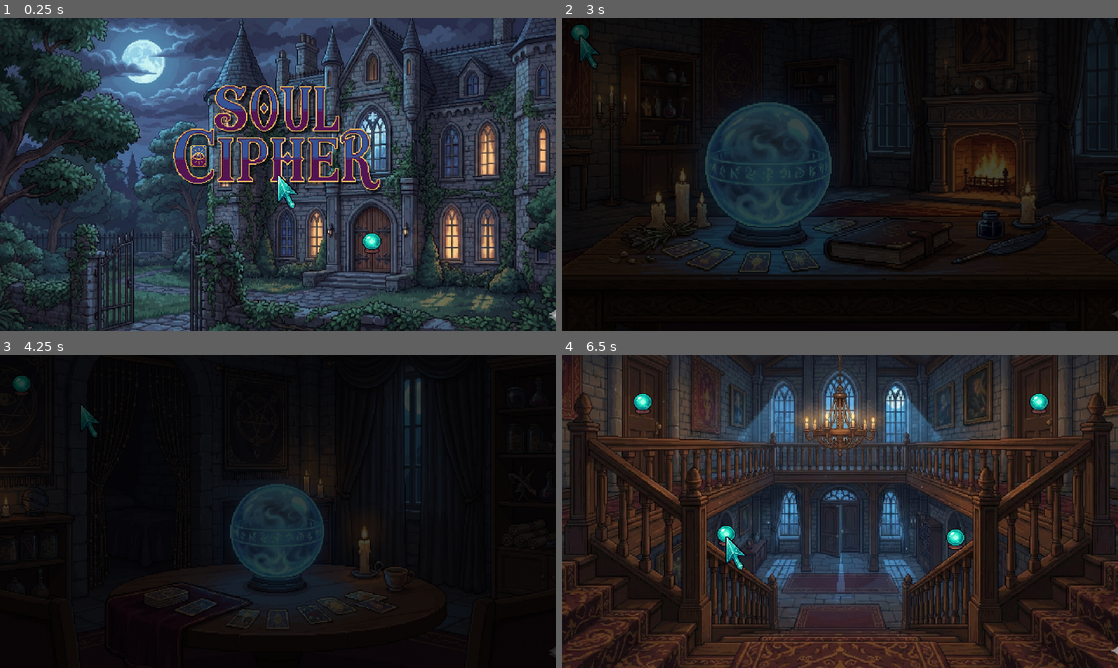
Above: before the commit, frames 1-4 (two rows, left to right).
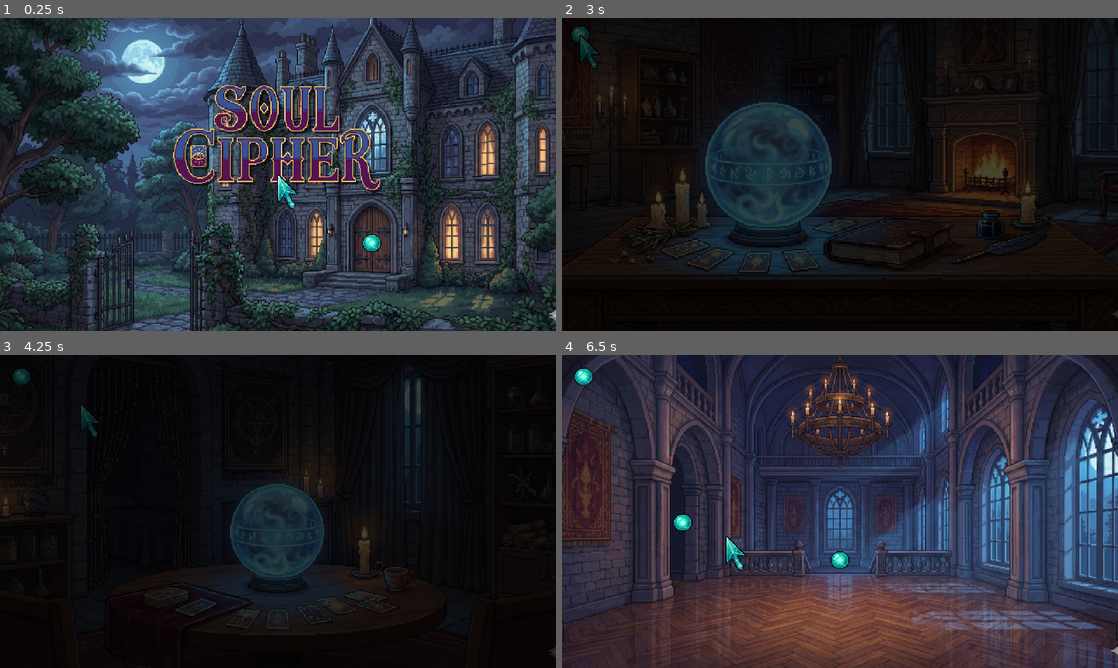
Above: after the commit, the same moments.

Repository: Zack2299/SoulCipher
Game: Godot game, scene res://ui/titlescreen/titlescreen.tscn
Two runs of this game, one before a commit and one after it. Both use one fixed random seed, a clock stepped at 60 frames per second and the inputs below.
Inputs (mouse positions are in pixels of both pictures, inside the frame that each line leads up to):
- Up to frame 1 (0.25 s): no input
- Up to frame 2 (3 s): tap Enter at 0.5 s; move the mouse to (840, 136) at 0.52 s; click (840, 136) at 0.6 s; tap Space at 1.25 s; move the mouse to (934, 243) at 1.27 s; click (934, 243) at 1.35 s; move the mouse to (895, 105) at 2.02 s; click (895, 105) at 2.1 s; move the mouse to (578, 33) at 2.77 s; click (578, 33) at 2.85 s
- Up to frame 3 (4.25 s): tap Enter at 3.5 s; move the mouse to (83, 405) at 3.52 s; click (83, 405) at 3.6 s
- Up to frame 4 (6.5 s): move the mouse to (584, 386) at 4.27 s; click (584, 386) at 4.35 s; tap Space at 5 s; move the mouse to (1040, 405) at 5.02 s; click (1040, 405) at 5.1 s; move the mouse to (728, 536) at 5.77 s; click (728, 536) at 5.85 s

The runs differ from the first frame. In frame 1, 0.1% of the frame differs, in the area x 65-69%, y 68-76%; in frame 2, less than 0.1%; in frame 3, 0.1%; in frame 4, 77%, in the area x 0-100%, y 0-100%.

Commit message:
Universal go back relocator

Diff:
--- a/autoload/scene_transition.gd
+++ b/autoload/scene_transition.gd
@@ -1,27 +1,44 @@
 extends CanvasLayer
 
 @onready var animation_player: AnimationPlayer = $AnimationPlayer
-@onready var audio_stream_player: AudioStreamPlayer = $AudioStreamPlayer
+#@onready var audio_stream_player: AudioStreamPlayer = $AudioStreamPlayer
+@onready var woosh_audio_stream_player: AudioStreamPlayer = $WooshAudioStreamPlayer
+@onready var door_audio_stream_player: AudioStreamPlayer = $DoorAudioStreamPlayer
+
+var previous_room: String = "staircase"
+var current_room: String = "staircase"
+
 
 func change_scene_packed(target_scene: PackedScene) -> void:
 	animation_player.play("fade") # fade to black
-	audio_stream_player.play()
+	woosh_audio_stream_player.play()
 
 	await animation_player.animation_finished
 
+	# change scene (deletion)
 	get_tree().change_scene_to_packed(target_scene)
+
+	#door_audio_stream_player.play()
 
 	animation_player.play_backwards("fade")
 
 
-func change_scene_room_name(target_room: Node, room_to_set_invisible: Node) -> void:
+func change_scene_room_name(target_room_name: String, target_room: Node, room_to_set_invisible: Node) -> void:
 	animation_player.play("fade") # fade to black
-	audio_stream_player.play()
+	woosh_audio_stream_player.play()
 
 	await animation_player.animation_finished
 
+	SceneTransition.previous_room = SceneTransition.current_room
+	SceneTransition.current_room = target_room_name
+
+	# change scene (no deletion)
 	if target_room:
 		target_room.visible = true
-	room_to_set_invisible.visible = false
+
+	if room_to_set_invisible:
+		room_to_set_invisible.visible = false
+
+	#door_audio_stream_player.play()
 
 	animation_player.play_backwards("fade")
--- a/autoload/scene_transition.tscn
+++ b/autoload/scene_transition.tscn
@@ -1,7 +1,8 @@
-[gd_scene load_steps=6 format=3 uid="uid://c6qp6n46yxkmv"]
+[gd_scene load_steps=7 format=3 uid="uid://c6qp6n46yxkmv"]
 
 [ext_resource type="Script" uid="uid://biuy3kwkmk505" path="res://autoload/scene_transition.gd" id="1_iv46m"]
 [ext_resource type="AudioStream" uid="uid://6a7bf7qmh0wt" path="res://assets/sounds/Impact_2.wav" id="2_0pvkb"]
+[ext_resource type="AudioStream" uid="uid://ru2kucndjy3e" path="res://assets/sounds/doorclose0.mp3" id="3_myuox"]
 
 [sub_resource type="Animation" id="Animation_iv46m"]
 resource_name = "fade"
@@ -42,8 +43,11 @@
 [node name="SceneTransition" type="CanvasLayer"]
 script = ExtResource("1_iv46m")
 
-[node name="AudioStreamPlayer" type="AudioStreamPlayer" parent="."]
+[node name="WooshAudioStreamPlayer" type="AudioStreamPlayer" parent="."]
 stream = ExtResource("2_0pvkb")
+
+[node name="DoorAudioStreamPlayer" type="AudioStreamPlayer" parent="."]
+stream = ExtResource("3_myuox")
 
 [node name="ColorRect" type="ColorRect" parent="."]
 z_index = 100
--- a/entities/relocator/relocator.gd
+++ b/entities/relocator/relocator.gd
@@ -2,45 +2,56 @@
 
 @export var scene_to_switch_to: PackedScene
 @export var room_name_to_switch_to: String
+@export var set_parent_invisible: bool = true
+# ^ for when relocator is not in a room (the previous room relocator in world -- never want to set world invisible)
 
 @onready var sprite_2d: Sprite2D = $Sprite2D
 @onready var area_2d: Area2D = $Area2D
 @onready var clickable_area: Node = $ClickableArea
 
+var transition_time_with_buffer = 1.1
+
 
 func _ready() -> void:
 	clickable_area.mouse_clicked.connect(_on_clickable_area_mouse_clicked)
-	clickable_area.mouse_entered_clickable_area.connect(_on_clickable_area_mouse_entered_clickable_area)
-	clickable_area.mouse_exited_clickable_area.connect(_on_clickable_area_mouse_exited_clickable_area)
+	clickable_area.mouse_entered_clickable_area.connect\
+		(_on_clickable_area_mouse_entered_clickable_area)
+	clickable_area.mouse_exited_clickable_area.connect\
+		(_on_clickable_area_mouse_exited_clickable_area)
 var relocator_hovered = false
+
 
 func _on_clickable_area_mouse_entered_clickable_area() -> void:
 	sprite_2d.frame = 1
 	relocator_hovered = true
 
+
 func _on_clickable_area_mouse_exited_clickable_area() -> void:
 	sprite_2d.frame = 0
 	relocator_hovered = false
+
 
 func _on_clickable_area_mouse_clicked() -> void:
 	Cursor.is_hovering = false
 	area_2d.visible = false
 	spawn_and_switch()
-	await get_tree().create_timer(1.1).timeout
+	await get_tree().create_timer(transition_time_with_buffer).timeout
 	area_2d.visible = true
 
 
 func spawn_and_switch() -> void:
 	# completely changes scene (so destroys current scene and switches)
 	# (for titlescreen)
-
-	print(room_name_to_switch_to)
 	if scene_to_switch_to:
 		SceneTransition.change_scene_packed(scene_to_switch_to)
 	elif room_name_to_switch_to != "": # otherwise just change visibility rather than destroying
 		var target_room = get_tree().root.find_child(room_name_to_switch_to, true, false)
-		var room_to_set_invisible = get_parent()
 
-		SceneTransition.change_scene_room_name(target_room, room_to_set_invisible)
+		if set_parent_invisible:
+			var room_to_set_invisible = get_parent()
+			SceneTransition.change_scene_room_name(room_name_to_switch_to, target_room, room_to_set_invisible)
+		else:
+			var target_invis_room = get_tree().root.find_child(SceneTransition.current_room, true, false)
+			SceneTransition.change_scene_room_name(room_name_to_switch_to, target_room, target_invis_room)
 	else:
 		print("Nothing assigned!")
--- a/entities/relocator/relocator.tscn
+++ b/entities/relocator/relocator.tscn
@@ -6,6 +6,7 @@
 [ext_resource type="PackedScene" uid="uid://dlkp0eup1qydy" path="res://component/hoverable_area/hoverable_area.tscn" id="4_7e0wv"]
 [ext_resource type="AudioStream" uid="uid://lf5165ja3seq" path="res://assets/sounds/menu_24.wav" id="4_n6x5d"]
 [ext_resource type="AudioStream" uid="uid://hopxbshs06v3" path="res://assets/sounds/menu_25.wav" id="5_awoa7"]
+[ext_resource type="AudioStream" uid="uid://b2dbvqfg1ngnx" path="res://assets/sounds/Click_Combo_Pitched_Up.wav" id="6_x3ev0"]
 
 [sub_resource type="CircleShape2D" id="CircleShape2D_iwgsx"]
 resource_local_to_scene = true
@@ -14,19 +15,25 @@
 [node name="Relocator" type="Node2D"]
 script = ExtResource("1_iayyg")
 
-[node name="ClickableArea" parent="." node_paths=PackedStringArray("area_2d", "exit_audio", "click_audio") instance=ExtResource("1_kytp6")]
+[node name="ClickableArea" parent="." node_paths=PackedStringArray("area_2d", "enter_audio", "exit_audio", "click_audio") instance=ExtResource("1_kytp6")]
 area_2d = NodePath("../Area2D")
+enter_audio = NodePath("../EnterAudioStreamPlayer")
 exit_audio = NodePath("../ExitAudioStreamPlayer")
 click_audio = NodePath("../ClickAudioStreamPlayer")
 
 [node name="HoverableArea" parent="." node_paths=PackedStringArray("area_2d") instance=ExtResource("4_7e0wv")]
 area_2d = NodePath("../Area2D")
+hover_scale = Vector2(1.3, 1.3)
+enter_trans = 11
 
 [node name="ExitAudioStreamPlayer" type="AudioStreamPlayer" parent="."]
 stream = ExtResource("4_n6x5d")
 
 [node name="ClickAudioStreamPlayer" type="AudioStreamPlayer" parent="."]
 stream = ExtResource("5_awoa7")
+
+[node name="EnterAudioStreamPlayer" type="AudioStreamPlayer" parent="."]
+stream = ExtResource("6_x3ev0")
 
 [node name="Sprite2D" type="Sprite2D" parent="."]
 texture = ExtResource("1_iwgsx")
--- a/manager/world.gd
+++ b/manager/world.gd
@@ -1,7 +1,10 @@
 extends Node2D
 
 @onready var rooms_container = $Rooms
+@onready var previous_room_relocator: Node2D = $PreviousRoomRelocator
+
 @export_dir var rooms_file_path: String = "res://rooms/"
+
 var loaded_scenes: Array[PackedScene] = []
 
 
@@ -27,7 +30,7 @@
 
 			file_name = dir.get_next()
 	else:
-		print("An error occurred when trying to access the path.")
+		print("Couldn't access path.")
 
 
 func spawn_rooms_to_world(scenes_array: Array[PackedScene]) -> void:
@@ -42,3 +45,12 @@
 				room_instance.visible = true
 			else:
 				room_instance.visible = false
+
+
+func _process(delta: float) -> void:
+	previous_room_relocator.room_name_to_switch_to = SceneTransition.previous_room
+
+	if SceneTransition.current_room == "staircase":
+		previous_room_relocator.visible = false
+	else:
+		previous_room_relocator.visible = true
--- a/manager/world.tscn
+++ b/manager/world.tscn
@@ -1,10 +1,17 @@
-[gd_scene load_steps=2 format=3 uid="uid://i0m57dlbwrbl"]
+[gd_scene load_steps=3 format=3 uid="uid://i0m57dlbwrbl"]
 
 [ext_resource type="Script" uid="uid://coduqcdg1b1m6" path="res://manager/world.gd" id="1_gfoh4"]
+[ext_resource type="PackedScene" uid="uid://gkef1oswnf8e" path="res://entities/relocator/relocator.tscn" id="1_kmqa5"]
 
 [node name="World" type="Node2D"]
 script = ExtResource("1_gfoh4")
 rooms_file_path = "res://rooms"
+
+[node name="PreviousRoomRelocator" parent="." instance=ExtResource("1_kmqa5")]
+z_index = 100
+z_as_relative = false
+position = Vector2(-295, -155)
+set_parent_invisible = false
 
 [node name="Camera2D" type="Camera2D" parent="."]
 zoom = Vector2(3, 3)
--- /dev/null
+++ b/rooms/ballroom.tscn
@@ -0,0 +1,16 @@
+[gd_scene load_steps=3 format=3 uid="uid://be4d0356dyo15"]
+
+[ext_resource type="Texture2D" uid="uid://6bhk2c5u6haj" path="res://assets/environment/ballroom.png" id="1_vvna6"]
+[ext_resource type="PackedScene" uid="uid://gkef1oswnf8e" path="res://entities/relocator/relocator.tscn" id="2_rpopc"]
+
+[node name="Ballroom" type="Node2D" groups=["room_group"]]
+
+[node name="Sprite2D" type="Sprite2D" parent="."]
+texture = ExtResource("1_vvna6")
+
+[node name="Relocator" parent="." instance=ExtResource("2_rpopc")]
+position = Vector2(0, 56)
+
+[node name="Relocator2" parent="." instance=ExtResource("2_rpopc")]
+position = Vector2(-181, 13)
+room_name_to_switch_to = "cartographers_room"
--- a/rooms/cartographers_room.tscn
+++ b/rooms/cartographers_room.tscn
@@ -6,3 +6,7 @@
 
 [node name="Sprite2D" type="Sprite2D" parent="."]
 texture = ExtResource("1_26ewc")
+
+[node name="Camera2D" type="Camera2D" parent="."]
+visible = false
+zoom = Vector2(3, 3)
--- a/rooms/crystal_ball_room.tscn
+++ b/rooms/crystal_ball_room.tscn
@@ -1,13 +1,8 @@
-[gd_scene load_steps=3 format=3 uid="uid://cophnjcpxg3j2"]
+[gd_scene load_steps=2 format=3 uid="uid://cophnjcpxg3j2"]
 
 [ext_resource type="Texture2D" uid="uid://5eo6dw0je20s" path="res://assets/environment/crystal_ball_room.png" id="1_te07q"]
-[ext_resource type="PackedScene" uid="uid://gkef1oswnf8e" path="res://entities/relocator/relocator.tscn" id="2_blawb"]
 
 [node name="CrystalBallRoom" type="Node2D" groups=["room_group"]]
 
 [node name="Sprite2D" type="Sprite2D" parent="."]
 texture = ExtResource("1_te07q")
-
-[node name="Relocator" parent="." instance=ExtResource("2_blawb")]
-position = Vector2(-295, -145)
-room_name_to_switch_to = "staircase"
--- a/rooms/staircase.tscn
+++ b/rooms/staircase.tscn
@@ -14,6 +14,7 @@
 
 [node name="Relocator2" parent="." instance=ExtResource("2_liuqn")]
 position = Vector2(229, -124)
+room_name_to_switch_to = "ballroom"
 
 [node name="Relocator3" parent="." instance=ExtResource("2_liuqn")]
 position = Vector2(-131, 28)
Binary file changed: assets/entities/relocator.png
Binary file added: assets/environment/ballroom.png
Not shown, added: assets/environment/ballroom.png.import
Binary file added: assets/environment/fossil_room.png
Not shown, added: assets/environment/fossil_room.png.import
Not shown, added: assets/sounds/doorclose0.mp3.import
Not shown: 1 places in entities/relocator/relocator.tscn that only renumber resources
Not shown, added: assets/sounds/Click_Combo_Pitched_Up.wav
Not shown, added: assets/sounds/doorclose0.mp3
